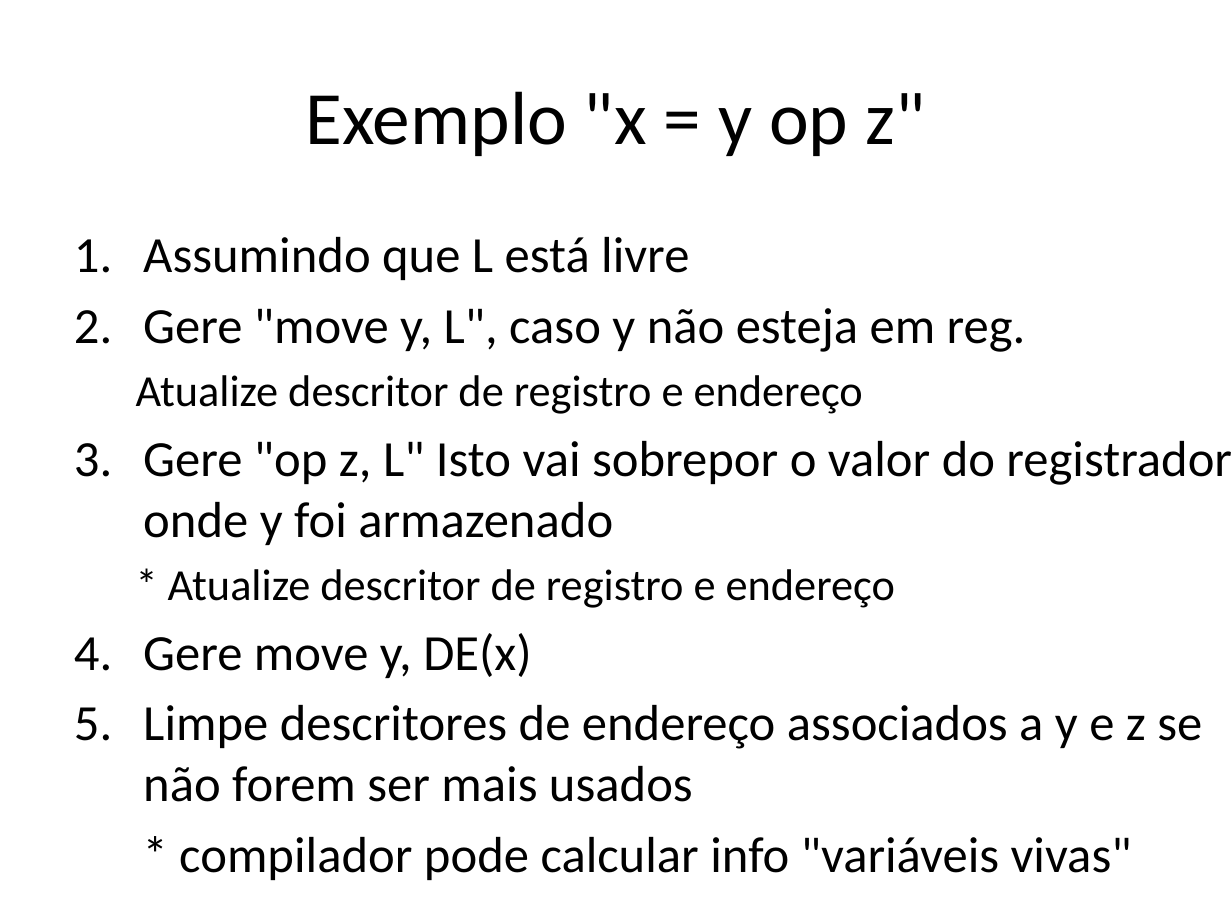
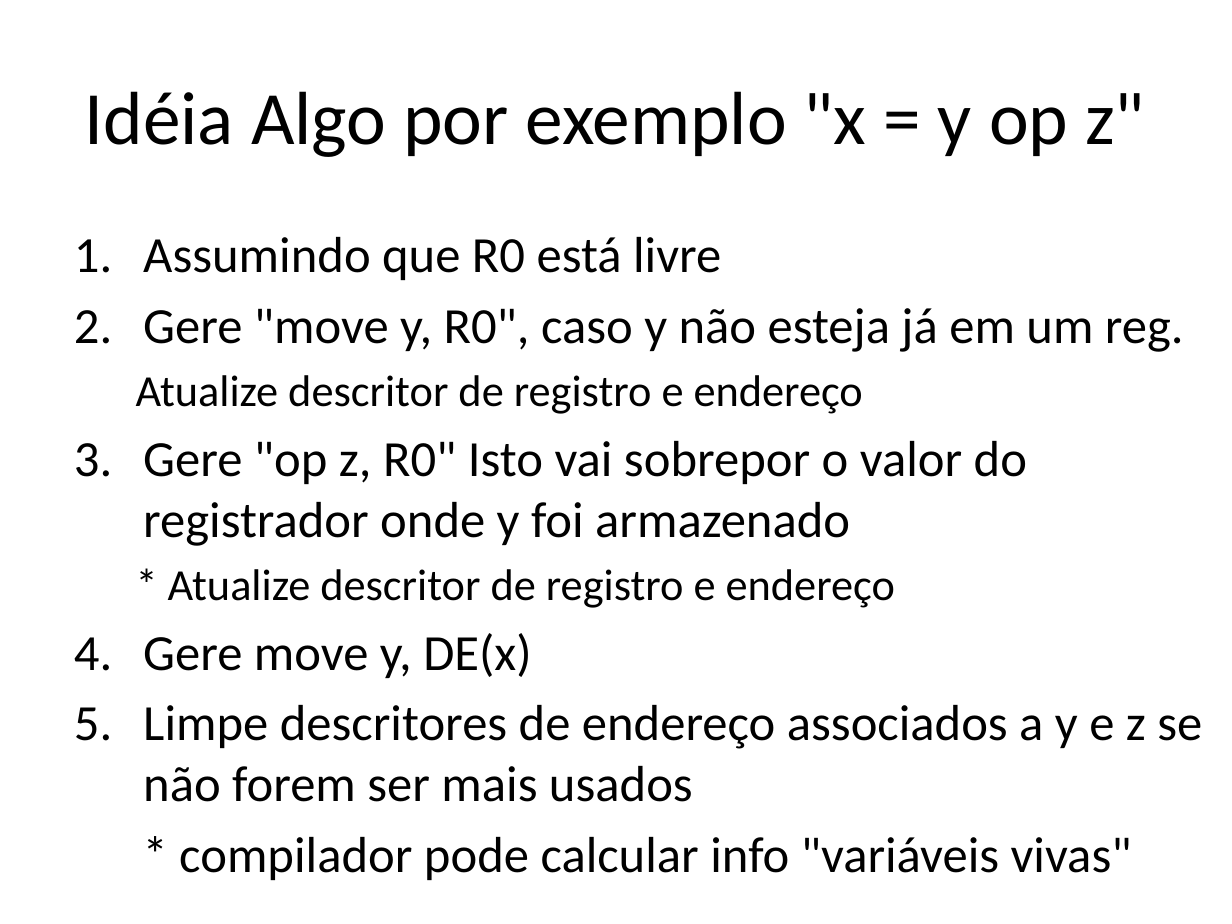
Before and after one commit to damorim/compilers-cin, a slide deck: slide 5 of slides-aulas/geracao-de-codigo.pptx. Drawn at 1232x924 pixels with LibreOffice and Linux fonts; fonts in the diff are those of the drawing. Boxes give left, top, right and bottom in pixels: in the first picture for what was removed or moved away, otherwise in the second. Text is boxed around its words. In the diff, an @@ line names an element or a change of style, - is before the commit and + after.

Commit message:
minor changes

```diff
--- a/slides-aulas/geracao-de-codigo.pptx
+++ b/slides-aulas/geracao-de-codigo.pptx
@@ title at box(85, 91, 1145, 157): text changed @@
-Exemplo "x = y op z"
+Idéia Algo por exemplo "x = y op z"
@@ text at box(143, 237, 1184, 352): text changed @@
-1. Assumindo que L está livre
-2. Gere "move y, L", caso y não esteja em reg.
+1. Assumindo que R0 está livre
+2. Gere "move y, R0", caso y não esteja já em um reg.
@@ text at box(143, 441, 1027, 546): text changed @@
-3. Gere "op z, L" Isto vai sobrepor o valor do registrador onde y foi armazenado
+3. Gere "op z, R0" Isto vai sobrepor o valor do registrador onde y foi armazenado
```
Also in this commit, not shown: 2 other slides changed, 1 slide added.
